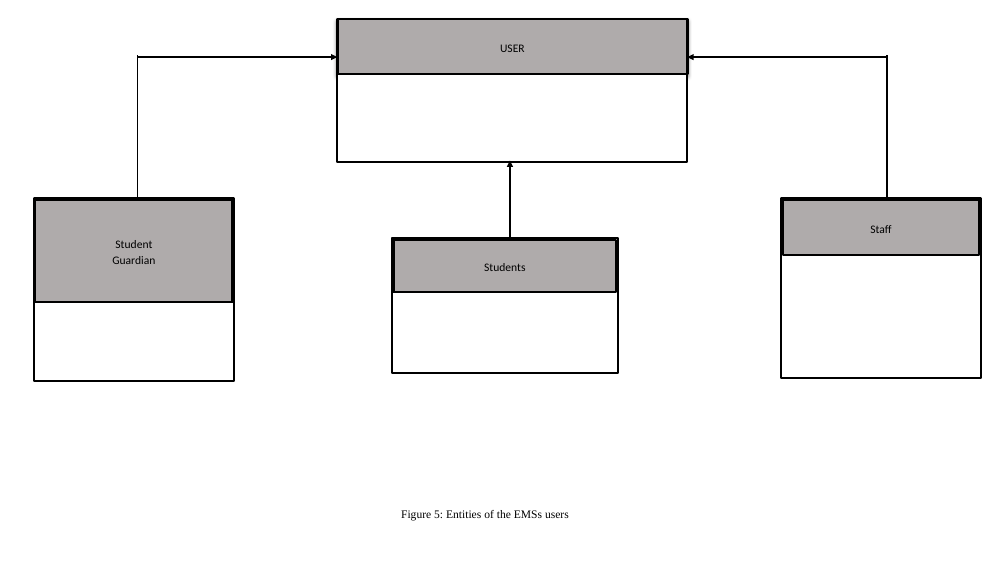
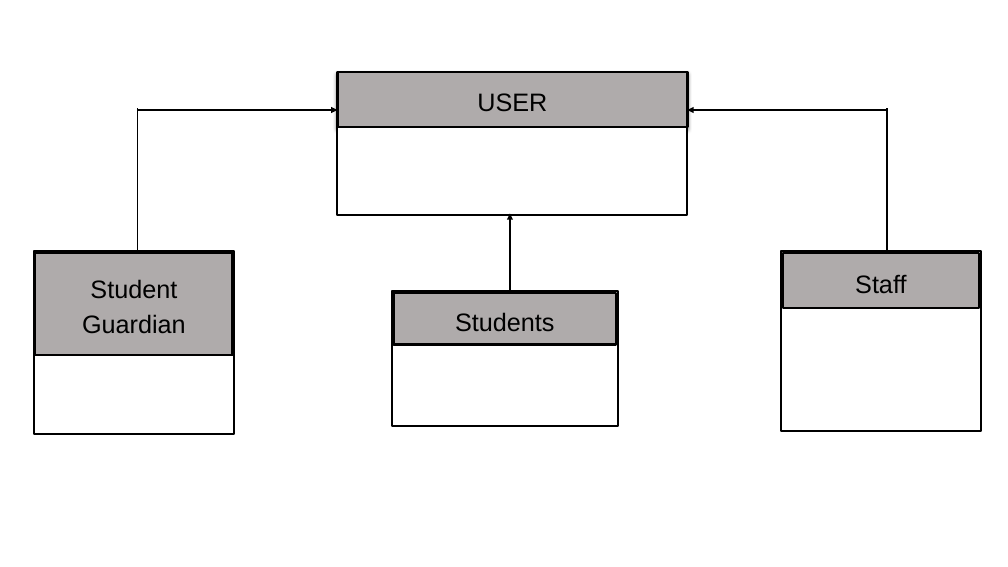
Before and after one commit to benjaminaziz/KAOS-B, a slide deck: slide 5 of Figures_Full Slides.pptx. Drawn at 1008x567 pixels with LibreOffice and Linux fonts; fonts in the diff are those of the drawing. Boxes give left, top, right and bottom in pixels: in the first picture for what was removed or moved away, otherwise in the second. Text is boxed around its words. In the diff, an @@ line names an element or a change of style, - is before the commit and + after.

```diff
--- a/Figures_Full Slides.pptx
+++ b/Figures_Full Slides.pptx
@@ size 11 to 24 pt, font Calibri to Arial in 4 elements at <box>394,293,617,345</box>, <box>36,253,233,355</box>, <box>783,253,979,309</box>, <box>337,72,687,127</box> @@
@@ 8 rectangles, 3 arrows, 2 lines: place and size @@
-8 rectangles, 3 arrows, 2 lines at <box>34,19,981,382</box>
+8 rectangles, 3 arrows, 2 lines at <box>34,72,981,435</box>
@@ text removed at <box>401,510,569,521</box> @@
-Figure 5: Entities of the EMSs users
```
Also in this commit, not shown: 6 other slides changed, 1 slide removed, 26 other files.
